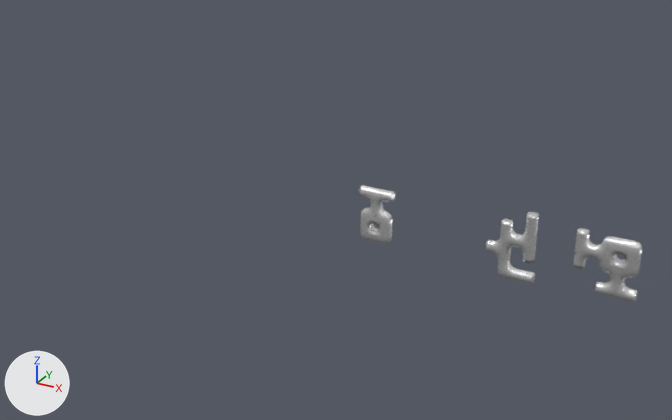
The Blender file models/Glyphs.blend, before and after one commit.
Rendered twice from a 50 mm lens placed at (64.1, -130.8, 64.7), pointed at (-9.6, 3.2, -2.3). Every picture has the same lights, and +X, +Y and +Z are marked at lower left.

Objects in the first picture: 'Cube', 'E', 'K'.
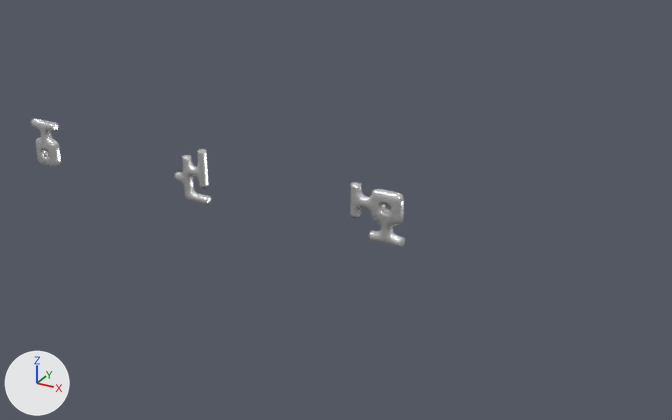
Edits to the bpy script that builds the scene:
```text
Change ob_k:
    ob_k.location: (0.0, 0.0, 0.0) -> (-76.0, 0.0, 0.0)
Change ob_e:
    ob_e.location: (24.0, 0.0, 0.0) -> (-39.0, 0.0, 0.0)
    ob_e.scale: (1.0, 1.0, 1.0) -> (0.9, 0.9, 0.9)
Change ob_cube:
    ob_cube.location: (39.0, 0.0, 0.0) -> (0.0, 0.0, 0.0)
```

Where the change shows, as pixel boxes [x1, y1, x2, y2] in the pictures (672 x 420 px):
'Cube', moved: before [573, 228, 642, 302]; after [350, 182, 405, 248]
'E', moved, rescaled (31% narrower, 22% shorter): before [485, 212, 539, 284]; after [174, 149, 211, 205]
'K', moved: before [359, 185, 395, 244]; after [31, 118, 61, 167]
